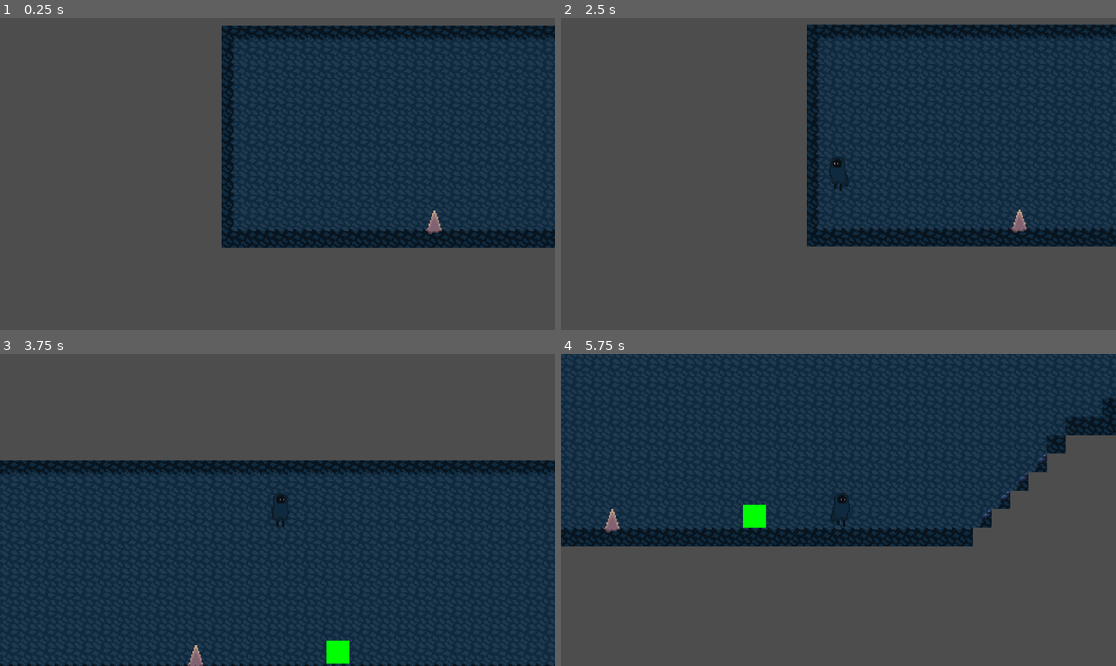
Above: before the commit, frames 1-4 (two rows, left to right).
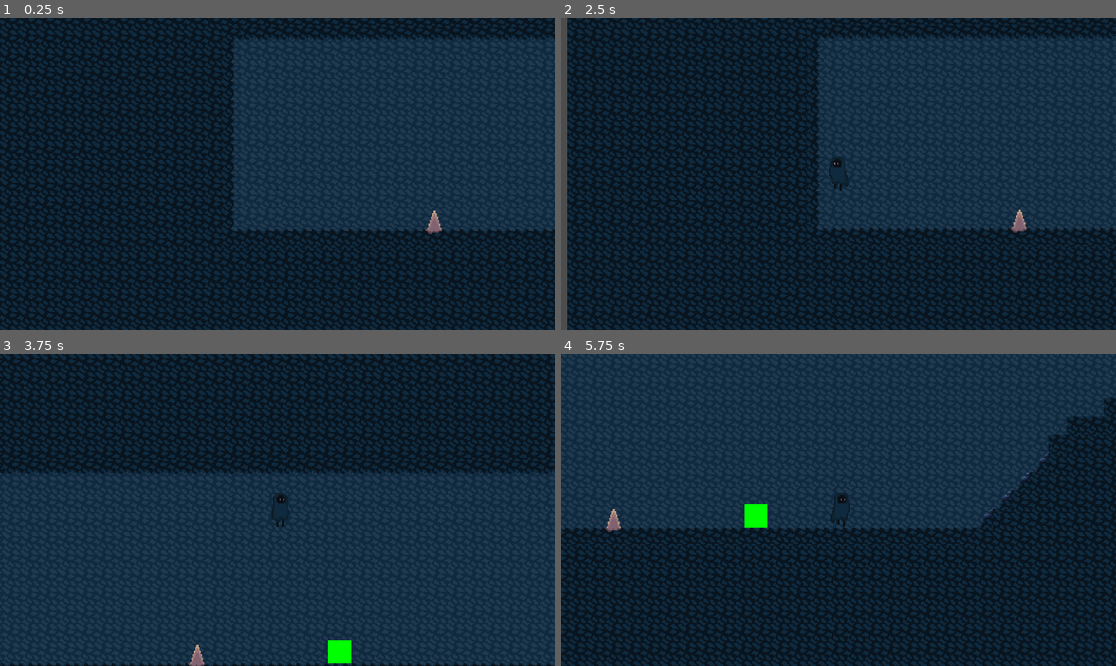
Above: after the commit, the same moments.

Repository: Sukarth/Hackclub-Jumpstart-Game
Game: Godot game, scene res://levels/void_labyrinth/cave.tscn
The game is run twice, just before and just after one commit, with the same random seed, the same clock (stepped at 60 frames per second) and the same inputs. This scene is started directly instead of the project's main scene.
Inputs:
- Up to frame 1 (0.25 s): no input
- Up to frame 2 (2.5 s): tap Enter at 0.5 s; hold Down (show_progress) 0.53-1.28 s; hold D (move_right) 0.53-2.03 s; tap Space (jump) at 0.77, 1.52, 2 s; tap Up (trigger_sacrifice) at 1.35 s; hold A (move_left) from 2.03 s (still down); hold Down (show_progress) from 2.03 s (still down)
- Up to frame 3 (3.75 s): release A (move_left) at 2.78 s; release Down (show_progress) at 2.78 s; hold D (move_right) from 2.78 s (still down); tap Up (trigger_sacrifice) at 2.85 s; tap Space (jump) at 3.02 s; hold Down (show_progress) from 3.53 s (still down)
- Up to frame 4 (5.75 s): tap Space (jump) at 3.77, 4.52 s; release D (move_right) at 4.28 s; release Down (show_progress) at 4.28 s; hold A (move_left) 4.28-5.03 s; tap Up (trigger_sacrifice) at 4.35 s; hold D (move_right) from 5.03 s (still down); hold Down (show_progress) from 5.03 s (still down)

The runs differ from the first frame. In frame 1, 57% of the frame differs, in the area x 0-100%, y 0-100%; in frame 2, 59%, in the area x 1-100%, y 0-100%; in frame 3, 36%; in frame 4, 46%.

Commit message:
more cave fixes

Diff:
--- a/levels/void_labyrinth/cave.tscn
+++ b/levels/void_labyrinth/cave.tscn
@@ -7,6 +7,7 @@
 [ext_resource type="PackedScene" path="res://MovingPlatformCave.tscn" id="5_um44m"]
 [ext_resource type="PackedScene" path="res://CrumblingPlatform.tscn" id="6_kcrvw"]
 [ext_resource type="PackedScene" path="res://LevelExit.tscn" id="7_kig2u"]
+[ext_resource type="Texture2D" uid="uid://o70xmklff2ec" path="res://res/tiles/cave/basic.png" id="8_cttvr"]
 
 [node name="LevelTemplate" type="Node2D"]
 
@@ -37,31 +38,37 @@
 scale = Vector2(4, 4)
 
 [node name="MovingPlatform" parent="." instance=ExtResource("5_um44m")]
+texture_filter = 1
 position = Vector2(7156, -1912)
 scale = Vector2(4, 4)
 move_speed = 8.0
 
 [node name="MovingPlatform2" parent="." instance=ExtResource("5_um44m")]
+texture_filter = 1
 position = Vector2(7240, -1408)
 scale = Vector2(4, 4)
 move_speed = 8.0
 
 [node name="MovingPlatform3" parent="." instance=ExtResource("5_um44m")]
+texture_filter = 1
 position = Vector2(8932, -1224)
 scale = Vector2(4, 4)
 move_speed = 8.0
 
 [node name="MovingPlatform4" parent="." instance=ExtResource("5_um44m")]
+texture_filter = 1
 position = Vector2(8224, -1740)
 scale = Vector2(4, 4)
 move_speed = 8.0
 
 [node name="MovingPlatform5" parent="." instance=ExtResource("5_um44m")]
+texture_filter = 1
 position = Vector2(7916, -624)
 scale = Vector2(4, 4)
 move_speed = 8.0
 
 [node name="MovingPlatform9" parent="." instance=ExtResource("5_um44m")]
+texture_filter = 1
 position = Vector2(7637, -1004)
 scale = Vector2(4, 4)
 move_speed = 8.0
@@ -77,41 +84,55 @@
 checkpoint_id = "checkpoint_2"
 
 [node name="MovingPlatform6" parent="." instance=ExtResource("5_um44m")]
+texture_filter = 1
 position = Vector2(9484, -1732)
 scale = Vector2(4, 4)
 move_speed = 8.0
 
 [node name="MovingPlatform7" parent="." instance=ExtResource("5_um44m")]
+texture_filter = 1
 position = Vector2(10324, -1244)
 scale = Vector2(4, 4)
 move_speed = 8.0
 
 [node name="CrumblingPlatform" parent="." instance=ExtResource("6_kcrvw")]
+texture_filter = 1
 position = Vector2(11148, -1364)
 scale = Vector2(4, 4)
 
+[node name="CrumblingPlatform8" parent="." instance=ExtResource("6_kcrvw")]
+texture_filter = 1
+position = Vector2(11614, -1678)
+scale = Vector2(4, 4)
+
 [node name="CrumblingPlatform2" parent="." instance=ExtResource("6_kcrvw")]
-position = Vector2(11752, -1756)
+texture_filter = 1
+position = Vector2(12052, -2049)
 scale = Vector2(4, 4)
 
 [node name="MovingPlatform8" parent="." instance=ExtResource("5_um44m")]
-position = Vector2(13864, -2556)
+texture_filter = 1
+position = Vector2(13927, -2458)
 scale = Vector2(4, 4)
 move_speed = 8.0
 
 [node name="CrumblingPlatform3" parent="." instance=ExtResource("6_kcrvw")]
+texture_filter = 1
 position = Vector2(13376, -2008)
 scale = Vector2(4, 4)
 
 [node name="CrumblingPlatform4" parent="." instance=ExtResource("6_kcrvw")]
+texture_filter = 1
 position = Vector2(12420, -2356)
 scale = Vector2(4, 4)
 
 [node name="CrumblingPlatform5" parent="." instance=ExtResource("6_kcrvw")]
+texture_filter = 1
 position = Vector2(16896, -2816)
 scale = Vector2(4, 4)
 
 [node name="CrumblingPlatform6" parent="." instance=ExtResource("6_kcrvw")]
+texture_filter = 1
 position = Vector2(16512, -2816)
 scale = Vector2(4, 4)
 
@@ -126,5 +147,16 @@
 next_level_path = "res://levels/fractured_heights/cliffs.tscn"
 
 [node name="CrumblingPlatform7" parent="." instance=ExtResource("6_kcrvw")]
+texture_filter = 1
 position = Vector2(20596, -5316)
 scale = Vector2(4, 4)
+
+[node name="Basic" type="Sprite2D" parent="."]
+z_index = -2
+texture_filter = 1
+texture_repeat = 2
+position = Vector2(10979, -1993)
+scale = Vector2(4, 4)
+texture = ExtResource("8_cttvr")
+region_enabled = true
+region_rect = Rect2(0, 0, 6000, 2000)
--- a/player/player.tscn
+++ b/player/player.tscn
@@ -187,9 +187,8 @@
 "speed": 5.0
 }]
 
-[sub_resource type="CapsuleShape2D" id="CapsuleShape2D_rkbax"]
-radius = 31.0
-height = 122.0
+[sub_resource type="RectangleShape2D" id="RectangleShape2D_g6k8r"]
+size = Vector2(52, 120)
 
 [sub_resource type="StyleBoxFlat" id="StyleBoxFlat_g6k8r"]
 bg_color = Color(0.6, 0.6, 0.6, 0)
@@ -214,7 +213,7 @@
 
 [node name="CollisionShape" type="CollisionShape2D" parent="."]
 position = Vector2(-1, 0)
-shape = SubResource("CapsuleShape2D_rkbax")
+shape = SubResource("RectangleShape2D_g6k8r")
 
 [node name="ProgressBar" type="ProgressBar" parent="."]
 visible = false
--- a/scripts/MovingPlatformSmooth.gd
+++ b/scripts/MovingPlatformSmooth.gd
@@ -1,4 +1,3 @@
-# MovingPlatformSmooth.gd - Smooth moving platform with player riding support
 extends AnimatableBody2D
 
 @export var move_distance: float = 200.0
Not shown: 1 places in levels/void_labyrinth/cave.tscn that only renumber resources
